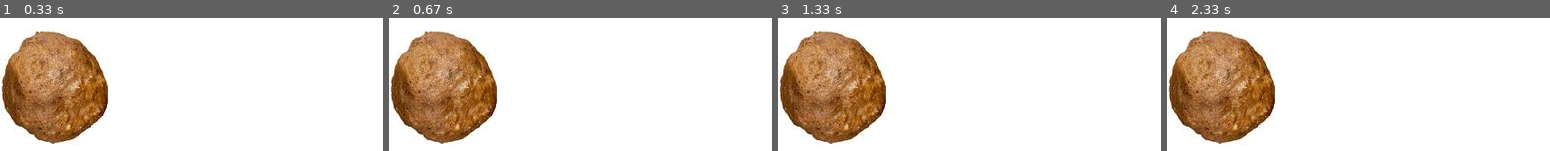
Above: before the commit, frames 1-4 (left to right).
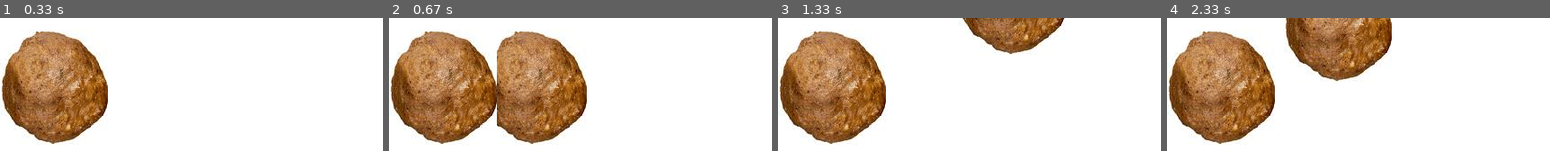
Above: after the commit, the same moments.

Repository: mchy8/Pygame
Game: pygame game, started from Pygame_Mackenzie.py
Two runs of this game, one before a commit and one after it. Both use one fixed random seed, a clock stepped at 60 frames per second and the inputs below.
Inputs:
- Up to frame 1 (0.33 s): no input
- Up to frame 2 (0.67 s): hold Right from 0.33 s (still down)
- Up to frame 3 (1.33 s): release Right at 0.8 s; hold Up 0.83-1.13 s; hold Right from 1.17 s (still down)
- Up to frame 4 (2.33 s): release Right at 1.63 s; hold Left 1.67-2.2 s; hold Down from 2.23 s (still down)

Frame 1 is identical in both runs. In frame 2, 16% of the frame differs, in the area x 28-52%, y 9-96%; in frame 3, 4.9%; in frame 4, 10%.

Commit message:
fifth commit

Diff:
--- a/Pygame_Mackenzie.py
+++ b/Pygame_Mackenzie.py
@@ -2,13 +2,24 @@
 from pygame import *
 from pygame.sprite import *
 import pygame
+import random
 pygame.init();
+
+WIDTH = 800
+HEIGHT = 800
 
 white = (255,255,255)
 black = (0,0,0)
 red = (255, 0, 0)
 green = (0, 255, 0)
 blue = (0, 0, 255)
+
+x_pos = 0
+y_pos = 200
+bg_x = 0
+bg_y = -200
+poop_x = random.randrange(0, WIDTH)
+poop_y = random.randrange(200, HEIGHT)
 
 x_pos = 0
 y_pos = 0
@@ -31,11 +42,12 @@
 		self.image = image.load("meatball.bmp").convert()
 		self.rect = self.image.get_rect()
 
+meatballs1 = image.load("meatball.bmp").convert()
 
-	def move(self):
-		randX= randint(0, 300)
-		randY = randint(450, 0)
-		self.rect.center = (randX, randY)
+	# def move(self):
+	# 	randX= randint(0, 300)
+	# 	randY = randint(450, 0)
+	# 	self.rect.center = (randX, randY)
 
 class Spaghetti(Sprite):
 	def __init__(self):
@@ -82,6 +94,7 @@
 
 	x_pos +=x_delta
 	y_pos +=y_delta
+	gameDisplay.blit(meatballs1,(x_pos,y_pos))
 	# gameDisplay.fill(black)
 	# pygame.display.update()
 	# clock.tick(30)
@@ -104,6 +117,20 @@
 # 		hits += 1
 
 
+	if x_pos>=WIDTH:
+		poop_x = random.randrange(0, WIDTH)
+		poop_y = random.randrange(200, HEIGHT)
+		x_pos = 0
+		if bg_x == 0:
+			bg_x -=200
+		else:
+			bg_x = 0
+	pygame.display.update()
+
 #required
 pygame.quit()
 quit()				#exits python
+
+#CURRENT ISSUES
+#1) HOW TO NOT GO OFF SCREEN
+#2) HOW TO ONLY HAVE ONE MEATBALL
